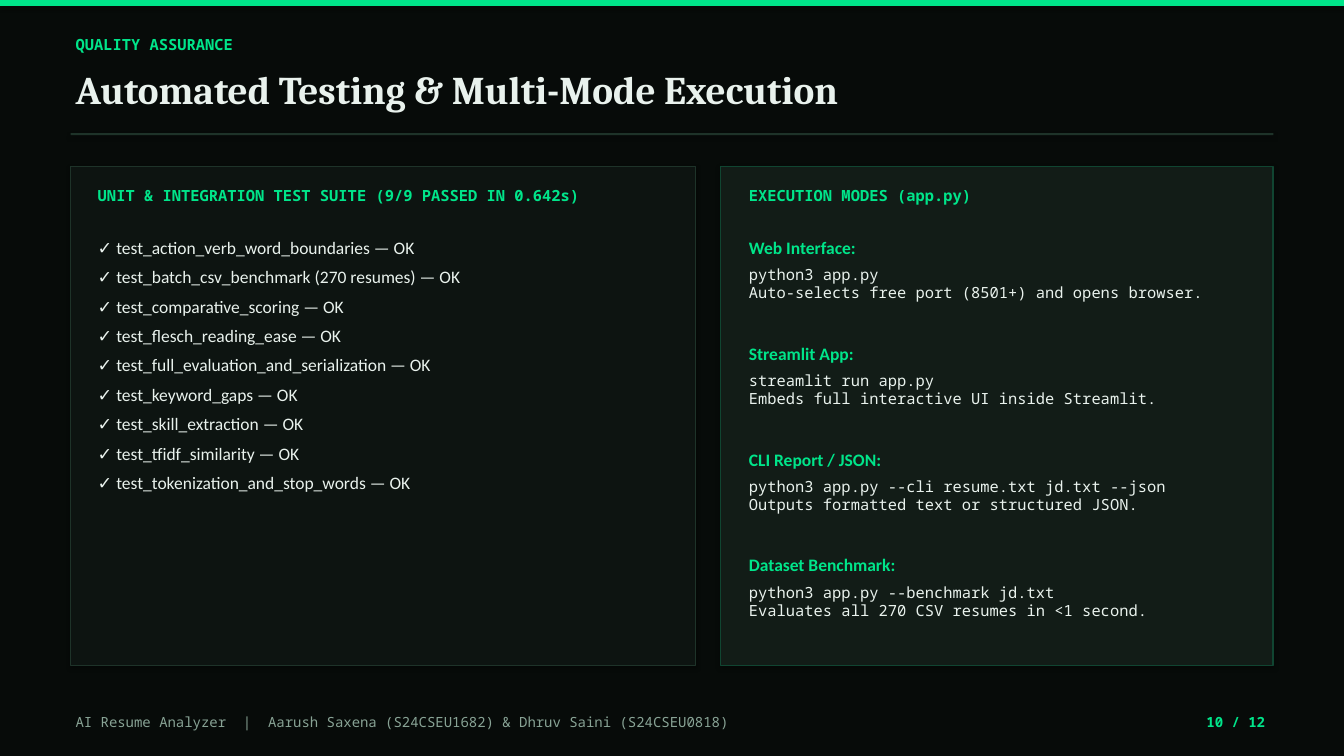
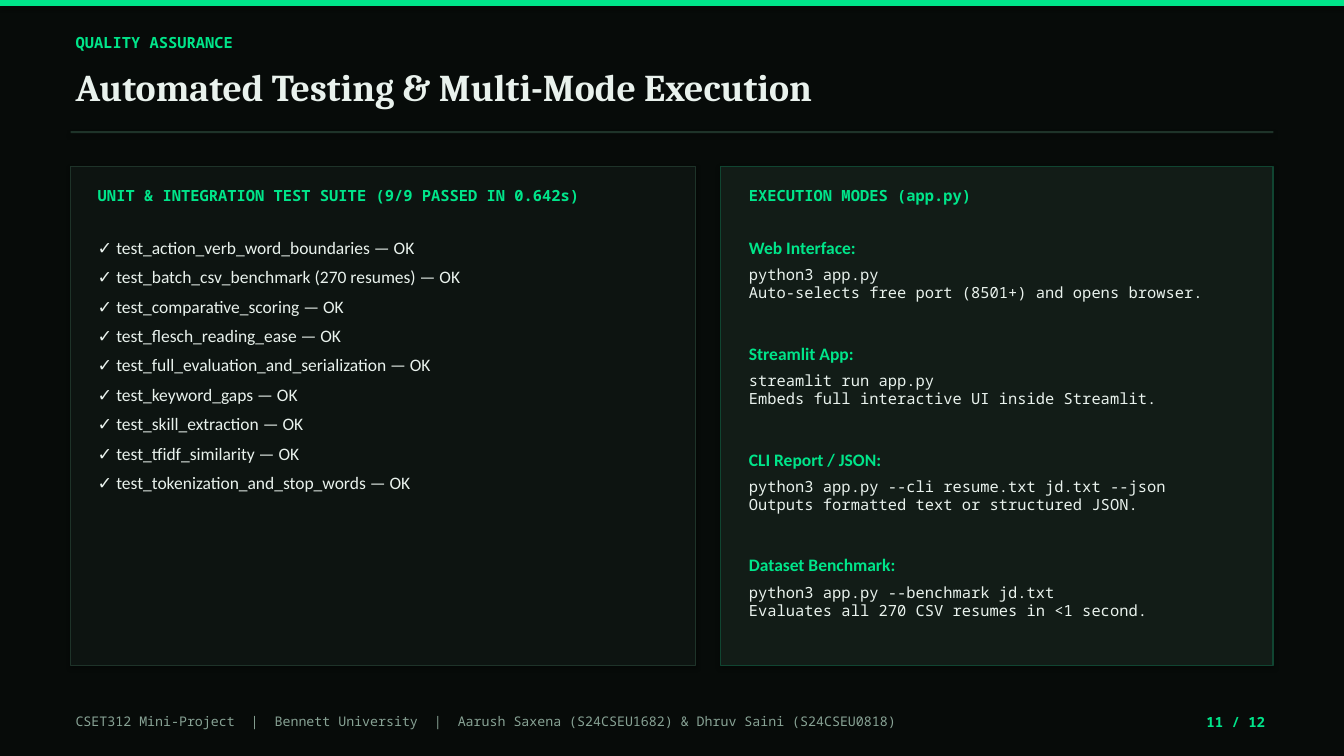
Before and after one commit to dhruvsaini-code/resume_analyzer, a slide deck: slide 11 of AI_Resume_Analyzer_Presentation.pptx (slide 10 before the commit). Drawn at 1344x756 pixels with LibreOffice and Linux fonts; fonts in the diff are those of the drawing. Boxes give left, top, right and bottom in pixels: in the first picture for what was removed or moved away, otherwise in the second. Text is boxed around its words. In the diff, an @@ line names an element or a change of style, - is before the commit and + after.

Commit message:
Update PowerPoint presentation with CSET312 alignment and embedded diagrams

```diff
--- a/AI_Resume_Analyzer_Presentation.pptx
+++ b/AI_Resume_Analyzer_Presentation.pptx
@@ text "Automated Testing & Multi-Mode Execution" at [76,74,812,110]: size 28 to 27 pt @@
@@ text at [76,716,896,729]: text changed; size 10 to 9.5 pt @@
-AI Resume Analyzer | Aarush Saxena (S24CSEU1682) & Dhruv Saini (S24CSEU0818)
+CSET312 Mini-Project | Bennett University | Aarush Saxena (S24CSEU1682) & Dhruv Saini (S24CSEU0818)
@@ text at [1206,717,1265,727]: text changed @@
-10 / 12
+11 / 12
```
Also in this commit, not shown: 10 other slides changed, 1 slide added, 1 slide removed.
